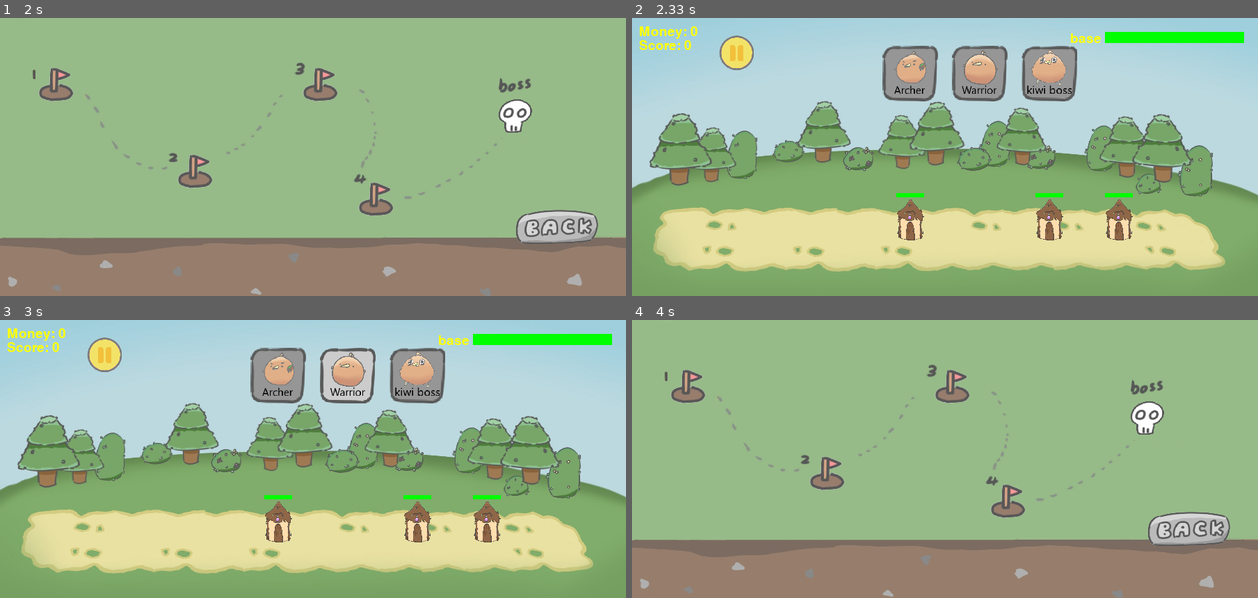
Above: before the commit, frames 1-4 (two rows, left to right).
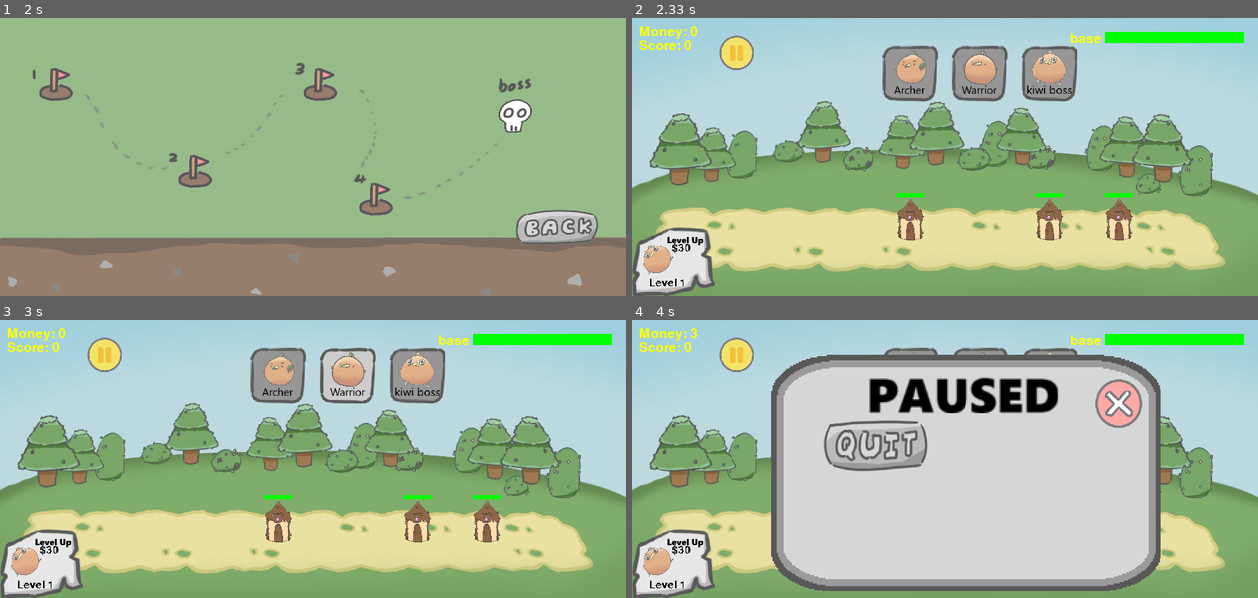
Above: after the commit, the same moments.

Repository: kerothefrog/Actual_Pygame
Game: pygame game, started from main.py
The game is run twice, just before and just after one commit, with the same random seed, the same clock (stepped at 60 frames per second) and the same inputs.
Inputs (mouse positions are in pixels of both pictures, inside the frame that each line leads up to):
- Up to frame 1 (2 s): press the mouse at (137, 226) at 0.37 s; move the mouse to (131, 170) at 0.47 s; release the mouse at (118, 115) at 0.6 s; press the mouse at (575, 51) at 0.7 s; move the mouse to (381, 54) at 0.8 s; release the mouse at (187, 56) at 0.93 s; press the mouse at (68, 51) at 1.03 s; move the mouse to (269, 126) at 1.13 s; release the mouse at (475, 201) at 1.27 s; press the mouse at (56, 51) at 1.37 s; move the mouse to (118, 148) at 1.47 s; release the mouse at (175, 245) at 1.6 s; press the mouse at (137, 87) at 1.7 s; move the mouse to (106, 118) at 1.8 s; release the mouse at (81, 148) at 1.93 s
- Up to frame 2 (2.33 s): press the mouse at (951, 84) at 2.03 s; move the mouse to (1063, 68) at 2.13 s; release the mouse at (1176, 51) at 2.27 s
- Up to frame 3 (3 s): click (43, 564) at 2.38 s, where only the run after the commit has a clickable "$30"; press the mouse at (319, 386) at 2.7 s; move the mouse to (344, 381) at 2.8 s; release the mouse at (369, 381) at 2.93 s
- Up to frame 4 (4 s): press the mouse at (738, 353) at 3.03 s; move the mouse to (744, 408) at 3.13 s; release the mouse at (757, 461) at 3.27 s; press the mouse at (1120, 403) at 3.37 s; move the mouse to (970, 436) at 3.47 s; release the mouse at (813, 470) at 3.6 s; press the mouse at (738, 353) at 3.7 s; move the mouse to (807, 447) at 3.8 s; release the mouse at (876, 542) at 3.93 s

Frame 1 is identical in both runs. In frame 2, 2.7% of the frame differs, in the area x 0-14%, y 75-100%; in frame 3, 2.7%; in frame 4, 100%, in the area x 0-100%, y 0-100%.

Commit message:
level up button

Diff:
--- a/button.py
+++ b/button.py
@@ -3,7 +3,7 @@
 
 class Interactive_button(pygame.sprite.Sprite):
     def __init__(self,location:tuple,
-                font=None,
+                font:pygame.font.Font=None,
                 text='',
                 button_surf = None,
                 hover_button_surf = None,
--- a/g_var.py
+++ b/g_var.py
@@ -1,3 +1,4 @@
 player_money = 1000
 score = 0
 paused = False
+money_per_sec = 3
--- a/gameplay.py
+++ b/gameplay.py
@@ -67,18 +67,7 @@
     g_var.paused = False
     g_var.player_money = 0
     g_var.score = 0
-
-
-    # --- 圖片路徑 ---
-    # MELEE_IMAGE_PATH = "birdani/kiwi_bird_1.png"
-    # RANGE_IMAGE_PATH = "birdani/kiwi_bird_attack_1.png"
-    # ENEMY_IMAGE_PATH = "mushrooms/香菇1_20250429134900.png"
-
-
-
-    # melee_image = load_image(MELEE_IMAGE_PATH, (30,30), BLUE)
-    # range_image = load_image(RANGE_IMAGE_PATH, (30,30), GREEN)
-    # enemy_image = load_image(ENEMY_IMAGE_PATH, (30,30), RED)
+    g_var.money_per_sec = 3
 
     # --- 背景 ---
     background = pygame.image.load("misks/background.png").convert()
@@ -95,14 +84,14 @@
         size=(50,50)
     ))
     pause_menu_back_button = pygame.sprite.GroupSingle(Interactive_button(
-        location=(620,120),
+        location=(700,120),
         font=font,
         button_surf=load_image("UI/backb.png", size=(75,75)),
         hover_button_surf=load_image("UI/backb.png", size=(75,75)),
         size=(75,75)
     ))
     pause_menu_quit_button = pygame.sprite.GroupSingle(Interactive_button(
-        location=(300,230),
+        location=(350,180),
         font=font,
         button_surf=load_image("UI/quit_button.png", size=(150,75)),
         hover_button_surf=load_image("UI/quit_button.png", size=(150,75)),
@@ -160,13 +149,26 @@
             surface.blit(self.image, self.rect)
 
     class Unit(pygame.sprite.Sprite):
-        def __init__(self, x, y, images_walk, images_attack, attack, attack_speed, hp, range_type, move_speed=1.0, attack_range=None, frame_interval=0.2):
+        def __init__(self,
+                    x,
+                    y,
+                    images_walk,
+                    images_attack,
+                    attack,
+                    attack_speed,
+                    hp,
+                    range_type,
+                    move_speed=1.0,
+                    attack_range=None,
+                    frame_interval=0.2,
+                    size=(50,50)):
             super().__init__()
+            self.size = size
             self.images_walk = images_walk      # 走路動畫圖片列表
             self.images_attack = images_attack  # 攻擊動畫圖片列表
             self.image_index = 0
             self.image = self.images_walk[self.image_index]
-            self.image=pygame.transform.scale(self.image,(50,50))
+            self.image=pygame.transform.scale(self.image,size=self.size)
             self.image=pygame.transform.flip(self.image,1,0)
             self.rect = self.image.get_rect(midleft=(x,y))
             self.attack = attack
@@ -187,7 +189,7 @@
             if now - self.last_frame_time > self.frame_interval:
                 self.image_index = (self.image_index + 1) % (len(self.images_walk) if self.state=="walk" else len(self.images_attack))
                 self.image = self.images_walk[self.image_index] if self.state=="walk" else self.images_attack[self.image_index]
-                self.image=pygame.transform.scale(self.image,(50,50))
+                self.image=pygame.transform.scale(self.image,self.size)
                 self.image=pygame.transform.flip(self.image,1,0)
                 self.last_frame_time = now
 
@@ -245,13 +247,24 @@
             pygame.draw.rect(surface, GREEN, (self.rect.x, self.rect.y - 6, bar_width*ratio, bar_height))
 
     class Enemy(pygame.sprite.Sprite):
-        def __init__(self, x, y,images_walk, images_attack, score_when_killed, money_when_killed, hp=30, attack=3, frame_interval=0.2):
+        def __init__(self,
+                    x,
+                    y,
+                    images_walk,
+                    images_attack,
+                    score_when_killed,
+                    money_when_killed,
+                    hp=30,
+                    attack=3,
+                    frame_interval=0.2,
+                    size=(50,50)):
             super().__init__()
+            self.size=size
             self.images_walk = images_walk      # 走路動畫圖片列表
             self.images_attack = images_attack  # 攻擊動畫圖片列表
             self.image_index = 0
             self.image = self.images_walk[self.image_index]
-            self.image=pygame.transform.scale(self.image,(50,50))
+            self.image=pygame.transform.scale(self.image,self.size)
             self.image=pygame.transform.flip(self.image,1,0)
             self.rect = self.image.get_rect(midright=(x,y))
             self.hp = hp
@@ -302,12 +315,9 @@
             if now - self.last_frame_time > self.frame_interval:
                 self.image_index = (self.image_index + 1) % (len(self.images_walk) if self.state=="walk" else len(self.images_attack))
                 self.image = self.images_walk[self.image_index] if self.state=="walk" else self.images_attack[self.image_index]
-                self.image=pygame.transform.scale(self.image,(50,50))
+                self.image=pygame.transform.scale(self.image,self.size)
                 self.image=pygame.transform.flip(self.image,1,0)
                 self.last_frame_time = now
-
-
-
 
     class Tower(pygame.sprite.Sprite):
         def __init__(self,x,y,hp=100):
@@ -362,6 +372,61 @@
             else:
                 self.image = self.default_image
 
+    class Level_up_button(Interactive_button):
+        def __init__(
+                self,
+                location = (60,350),
+                font:pygame.font.Font=font,
+                button_surf:str=None,
+                hover_button_surf:str=None,
+                text_color="#000000",
+                size=(120,100)
+            ):
+
+            button_surf = load_image(button_surf, (120,100))
+            hover_button_surf = load_image(hover_button_surf, (120,100))
+
+            super().__init__(
+                location=location,
+                font=font,
+                button_surf=button_surf,
+                hover_button_surf=hover_button_surf,
+                text_color=text_color,
+                size=size
+            )
+            self.size = size
+            self.text_color = text_color
+            self.level = 1
+            self.money_per_second = [3,4,5,6,7]
+            self.price_to_next_level=[30,60,100,250]
+            self.upleft_corner = (self.location[0]-(self.size[0]/2),self.location[1]-(self.size[1]/2))
+
+        def is_clicked(self):
+            return pygame.Rect.collidepoint(self.rect, pygame.mouse.get_pos()) and pygame.mouse.get_pressed()[0]
+
+        def draw_price_text(self,screen):
+            if self.level <= 4:
+                text_surf = self.font.render("$"+str(self.price_to_next_level[self.level-1]), False, self.text_color)
+                text_surf = pygame.transform.scale_by(text_surf, 0.8)
+                text_rect = text_surf.get_rect(center = (self.upleft_corner[0]+70,self.upleft_corner[1]+30))  #0,300 is the left up corner of the self.image(according to the calculation)
+                screen.blit(text_surf, text_rect)
+            else:
+                text_surf = self.font.render("MAX", False, self.text_color)
+                text_surf = pygame.transform.scale_by(text_surf, 0.8)
+                text_rect = text_surf.get_rect(center = (self.upleft_corner[0]+70,self.upleft_corner[1]+30))
+                screen.blit(text_surf, text_rect)
+
+        def draw_level_text(self,screen):
+            text_surf = self.font.render("Level "+str(self.level), False, self.text_color)
+            text_surf = pygame.transform.scale_by(text_surf, 0.8)
+            text_rect = text_surf.get_rect(center = (self.upleft_corner[0]+50,self.upleft_corner[1]+80))
+            screen.blit(text_surf, text_rect)
+
+        def update(self, screen):
+            super().update(screen)
+
+            self.draw_price_text(screen)
+            self.draw_level_text(screen)
 
     # ---------- 初始敵人與塔 ----------
     # for i in range(3):
@@ -397,6 +462,12 @@
         spawning_event=kiwi_boss_spawn
     ))
 
+    # ---level up button---
+    level_up_button = pygame.sprite.GroupSingle(Level_up_button(
+        button_surf="UI/level_up_button_0.png",
+        hover_button_surf="UI/level_up_button_1.png"
+    ))
+
     # ---enemy spawning timer---
     enemy_spawn = pygame.event.custom_type()
     pygame.time.set_timer(enemy_spawn, 2000)
@@ -431,7 +502,7 @@
             # 每秒加錢
             now = time.time()
             if now - last_income_time >= 1:
-                g_var.player_money += 3
+                g_var.player_money += g_var.money_per_sec
                 last_income_time = now
 
             # 事件
@@ -549,7 +620,8 @@
                             range_type="melee",
                             move_speed=1,
                             attack_range=40,
-                            frame_interval=0.1))
+                            frame_interval=0.1,
+                            size=(70,70)))
                         g_var.player_money -=40
 
             # 更新
@@ -560,6 +632,14 @@
             character_select_boxes.update()
             for character in character_select_boxes:
                 if character.is_clicked() and mouse_button_down_event: pygame.event.post(character.spawning_event)
+
+            if level_up_button.sprite.is_clicked() and mouse_button_down_event:
+                if level_up_button.sprite.level < 5:
+                    if g_var.player_money >= level_up_button.sprite.price_to_next_level[level_up_button.sprite.level-1]:
+                        g_var.player_money -= level_up_button.sprite.price_to_next_level[level_up_button.sprite.level-1]
+                        level_up_button.sprite.level += 1
+            g_var.money_per_sec = level_up_button.sprite.money_per_second[level_up_button.sprite.level-1]
+
 
             # 檢查敵人攻擊基地
             for e in enemies:
@@ -626,6 +706,10 @@
             pause_button.draw(screen)
             pause_button.update(screen)
 
+            #draw level up button
+            level_up_button.draw(screen)
+            level_up_button.update(screen)
+
             #detect if paused
             if pause_button.sprite.is_pressed():
                 g_var.paused = True
Binary file added: UI/level_up_button_0.png
Binary file added: UI/level_up_button_1.png
